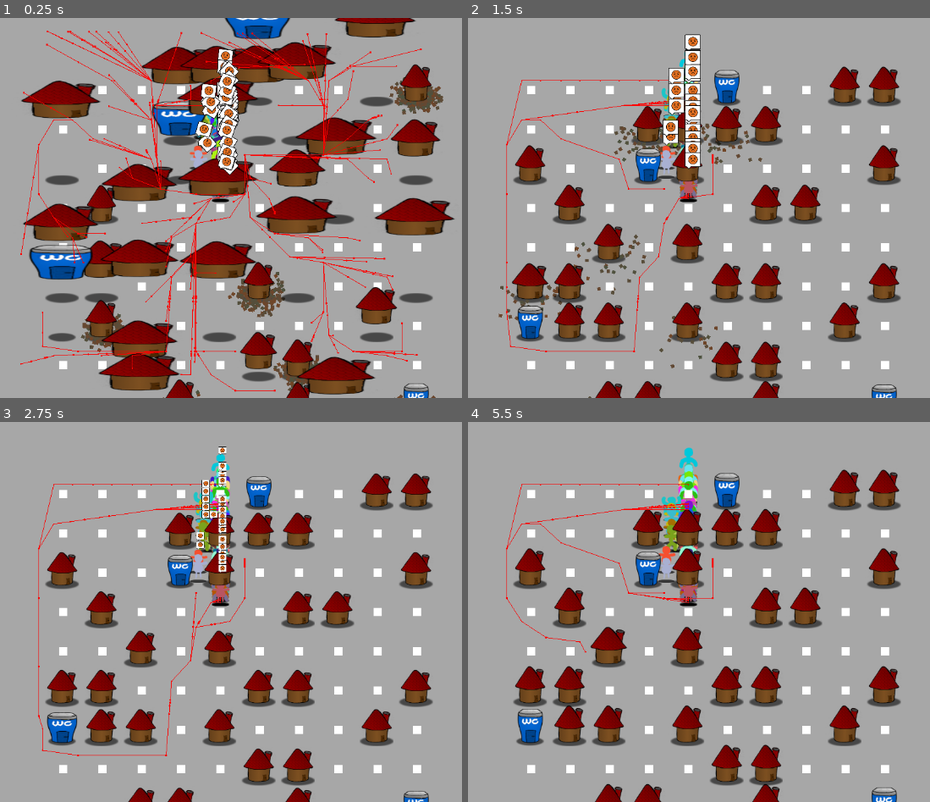
Above: before the commit, frames 1-4 (two rows, left to right).
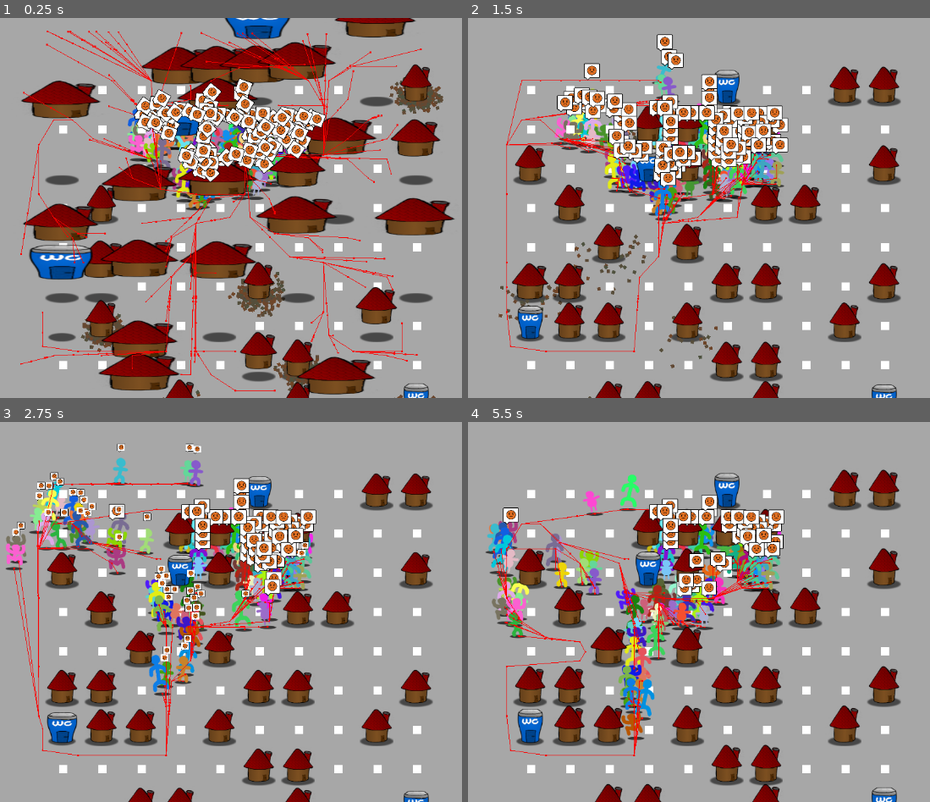
Above: after the commit, the same moments.

Repository: Viggzta/gmtk-jam-2024
Game: Godot game, scene res://scenes/test/felix/testscne.tscn
Same seed, same stepped clock (60 frames per second), same inputs: the game is played once before the commit and once after it. This scene is started directly instead of the project's main scene. Sound files missing from this copy of the repository are replaced by a short silence.
Inputs (mouse positions are in pixels of both pictures, inside the frame that each line leads up to):
- Up to frame 1 (0.25 s): no input
- Up to frame 2 (1.5 s): tap Enter at 0.5 s; move the mouse to (532, 170) at 0.52 s; press the mouse at (532, 170) at 0.53 s; hold D (right) 0.53-1.28 s; move the mouse to (532, 287) at 1.27 s; release the mouse at (532, 287) at 1.28 s; hold S (down) from 1.28 s (still down); right-click (532, 287) at 1.35 s; click (532, 287) at 1.42 s
- Up to frame 3 (2.75 s): move the mouse to (60, 729) at 2.02 s; release S (down) at 2.03 s; press the mouse at (60, 729) at 2.03 s; hold D (right) from 2.03 s (still down)
- Up to frame 4 (5.5 s): move the mouse to (569, 612) at 2.77 s; release D (right) at 2.78 s; release the mouse at (569, 612) at 2.78 s; hold W (up) 2.78-3.53 s; right-click (569, 612) at 2.85 s; click (569, 612) at 2.92 s; move the mouse to (569, 691) at 3.52 s; press the mouse at (569, 691) at 3.53 s; hold A (left) 3.53-5.03 s; move the mouse to (569, 729) at 4.27 s; release the mouse at (569, 729) at 4.28 s; right-click (569, 729) at 4.35 s; click (569, 729) at 4.42 s; move the mouse to (611, 653) at 5.02 s; press the mouse at (611, 653) at 5.03 s; hold S (down) from 5.03 s (still down)

The runs differ from the first frame. In frame 1, 7.7% of the frame differs, in the area x 27-71%, y 8-51%; in frame 2, 12%; in frame 3, 13%, in the area x 1-69%, y 5-87%; in frame 4, 12%.
Error in both runs: Cannot call method 'get_children' on a null value. (res://scenes/npc/dude.gd:163)

Commit message:
Fix crash and color

Diff:
--- a/src/scenes/npc/dude.gd
+++ b/src/scenes/npc/dude.gd
@@ -91,7 +91,7 @@
 
 	var current_agent_position: Vector2 = global_position
 	var next_path_position: Vector2 = navigation_agent.get_next_path_position()
-	if global_position.distance_to(target_need_building.global_position) < 200:
+	if target_need_building and global_position.distance_to(target_need_building.global_position) < 200:
 		next_path_position = target_need_building.global_position
 
 	# print(navigation_agent.is_navigation_finished(), "   current: ", current_agent_position, " next: ", next_path_position)
--- a/src/scenes/ui/failure_screen.tscn
+++ b/src/scenes/ui/failure_screen.tscn
@@ -56,7 +56,7 @@
 offset_top = -605.0
 offset_right = 526.0
 offset_bottom = -76.0
-color = Color(0.898039, 0.8, 0.435294, 1)
+color = Color(0.80961, 0.708213, 0.322403, 1)
 
 [node name="ColorRect3" type="ColorRect" parent="Control"]
 layout_mode = 0
@@ -64,7 +64,7 @@
 offset_top = 220.0
 offset_right = -115.0
 offset_bottom = 1245.0
-color = Color(0.427451, 0.443137, 0.866667, 1)
+color = Color(0.551297, 0.58112, 0.924995, 1)
 
 [node name="ColorRect4" type="ColorRect" parent="Control"]
 layout_mode = 0
